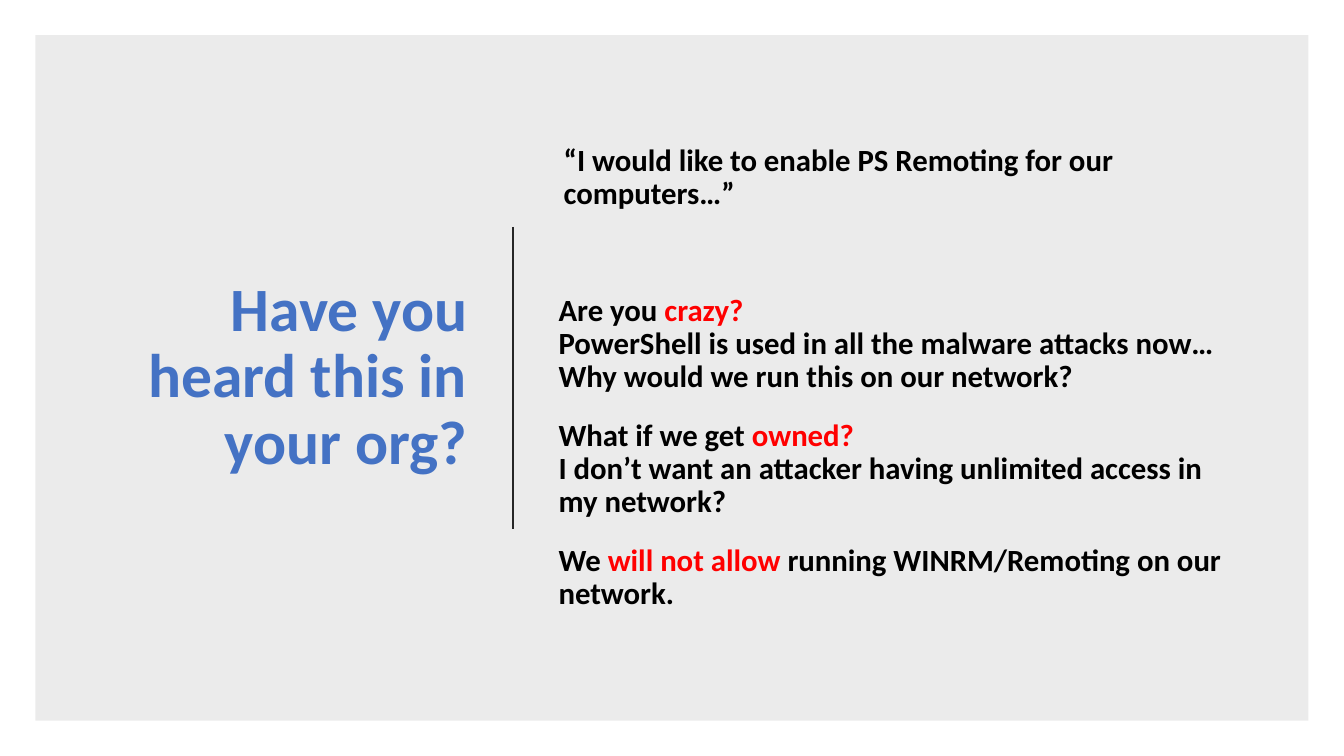
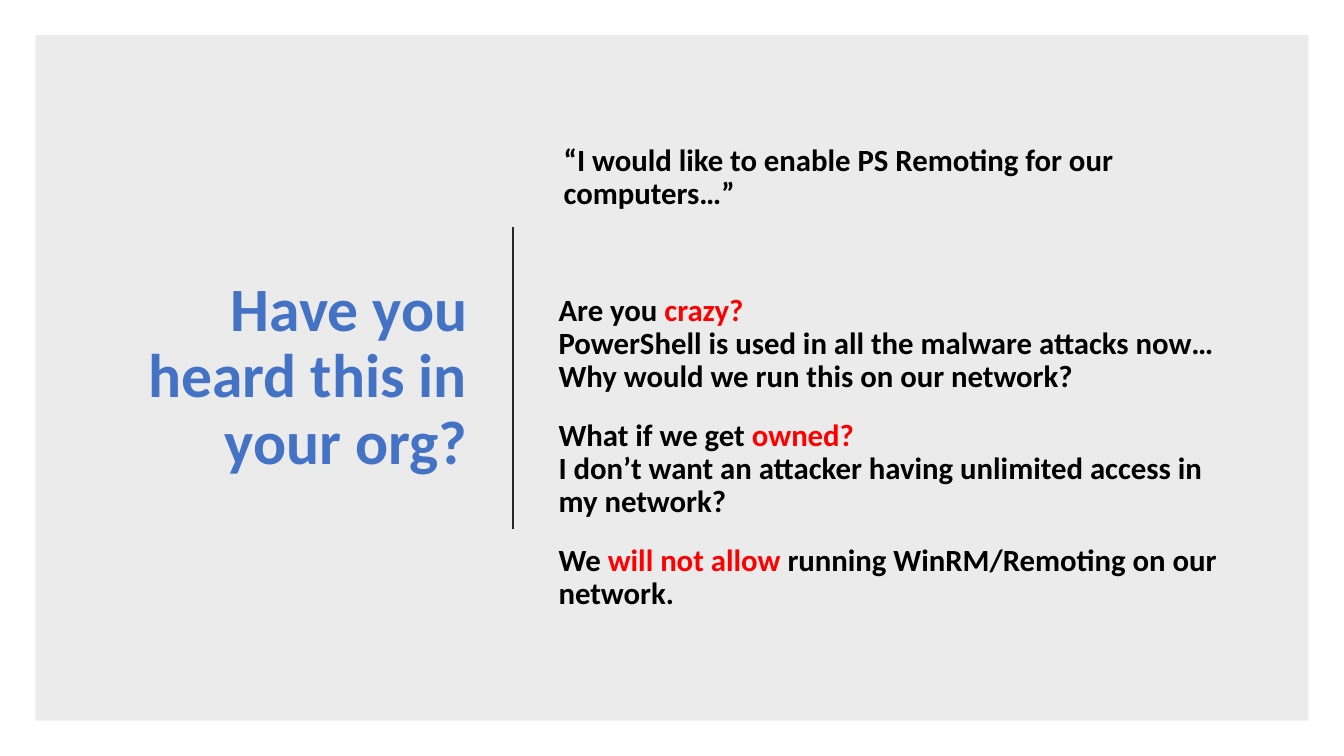
Before and after one commit to compwiz32/Presentations, a slide deck: slide 4 of 2019-11 RTPSUG/Configuring PSRemoting security and logging.pptx. Drawn at 1344x756 pixels with LibreOffice and Linux fonts; fonts in the diff are those of the drawing. Boxes give left, top, right and bottom in pixels: in the first picture for what was removed or moved away, otherwise in the second. Text is boxed around its words. In the diff, an @@ line names an element or a change of style, - is before the commit and + after.

```diff
--- a/2019-11 RTPSUG/Configuring PSRemoting security and logging.pptx
+++ b/2019-11 RTPSUG/Configuring PSRemoting security and logging.pptx
@@ text at [559,549,1217,605]: text changed @@
-We will not allow running WINRM/Remoting on our network.
+We will not allow running WinRM/Remoting on our network.
```
Also in this commit, not shown: 5 other slides changed, 29 slides added, 1 slide removed, 1 other file.
